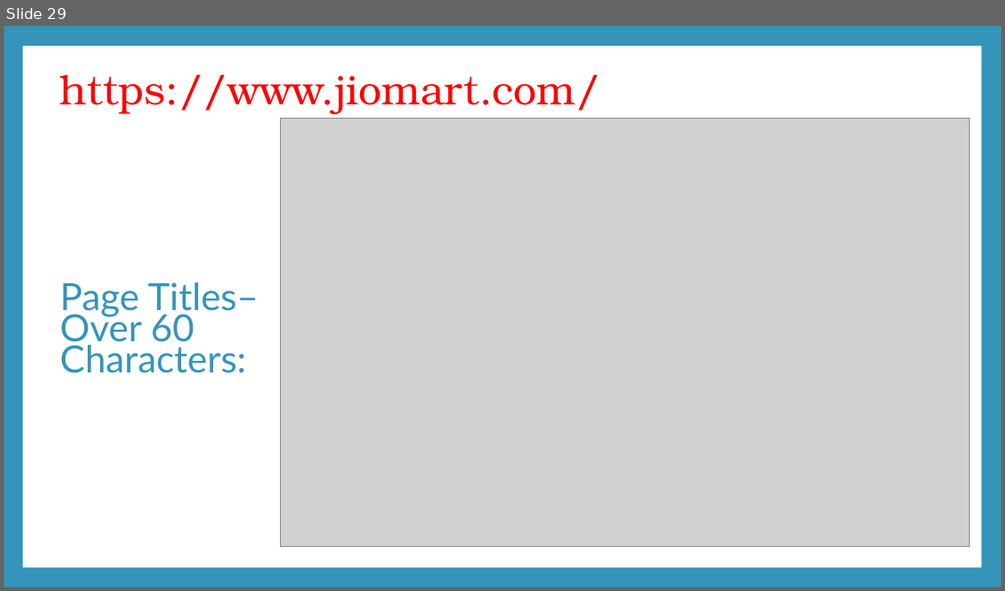
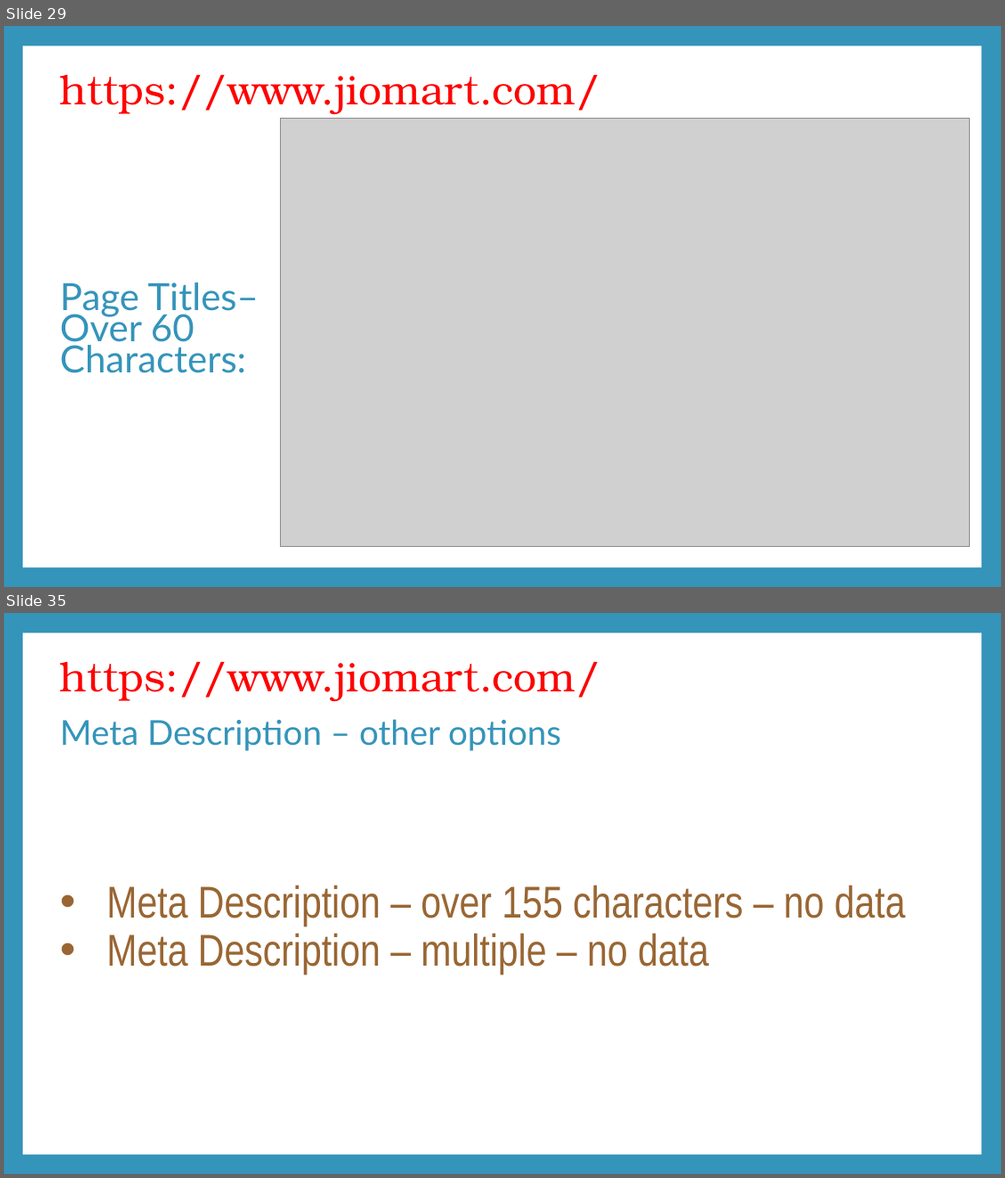
Before and after one commit to Resh-Digi/Resh-DM-Task, a slide deck: SCREAMING FROG.pptx. Shown one above the other, each under a label of ours: slide 29 before the commit, slides 29 and 35 after it; the slides between them are not shown. The pictures are 1005x591 and 1005x1178 pixels, drawn with LibreOffice and Linux fonts; fonts in the diff are those of the drawing; grey boxes stand for pictures. Boxes give left, top, right and bottom in pixels: in the first picture for what was removed or moved away, otherwise in the second. Text is boxed around its words. In the diff, an @@ line names an element or a change of style, - is before the commit and + after.

```diff
--- a/SCREAMING FROG.pptx
+++ b/SCREAMING FROG.pptx
@@ slide 35 added at (4, 613, 1001, 1174), background #3494BA; not listed: 1 template element that a slide beside it also shows @@
@@ title added at (60, 662, 600, 701), 39.6 pt, text #FF0000 @@
+https://www.jiomart.com/
@@ text added at (60, 719, 561, 751), 33 pt, text #3494BA @@
+Meta Description – other options
@@ text added at (106, 884, 906, 975), 42.9 pt, text #996633 @@
+• Meta Description – over 155 characters – no data
+• Meta Description – multiple – no data
```
Also in this commit, not shown: 1 slide changed, 4 other slides added, 1 other file.
